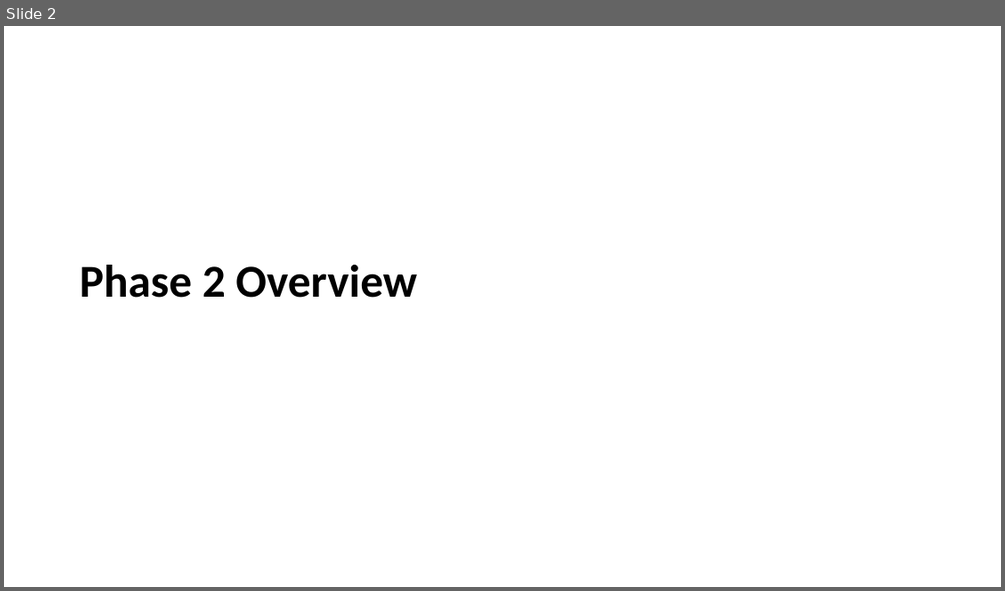
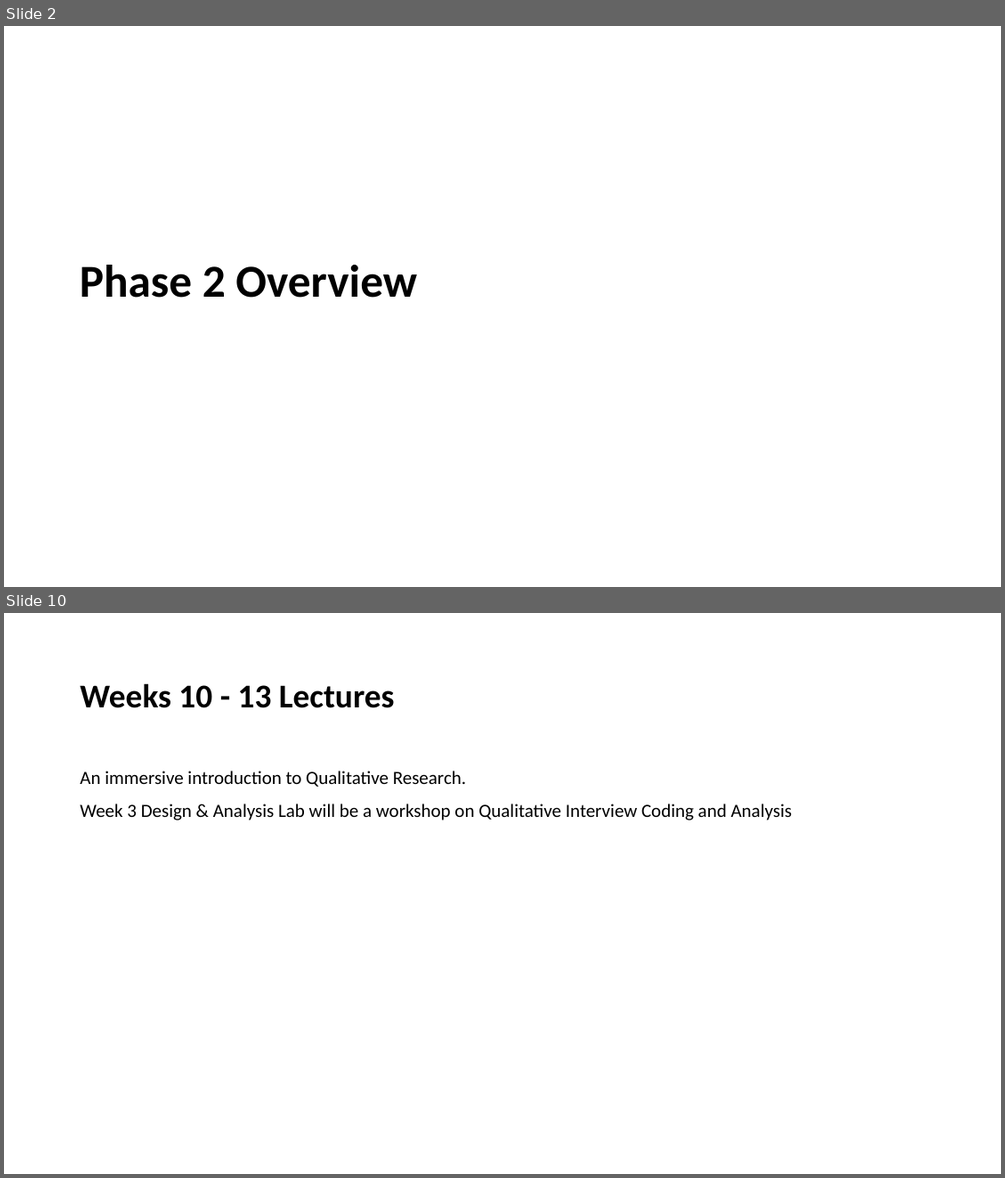
Before and after one commit to LittleMonkeyLab/PS52007Dslides, a slide deck: _site/lectures/Lecture10/Lecture10.pptx. Shown one above the other, each under a label of ours: slide 2 before the commit, slides 2 and 10 after it; the slides between them are not shown. The pictures are 1005x591 and 1005x1178 pixels, drawn with LibreOffice and Linux fonts; fonts in the diff are those of the drawing; background and template pictures are left out. Boxes give left, top, right and bottom in pixels: in the first picture for what was removed or moved away, otherwise in the second. Text is boxed around its words. In the diff, an @@ line names an element or a change of style, - is before the commit and + after.

```diff
--- a/_site/lectures/Lecture10/Lecture10.pptx
+++ b/_site/lectures/Lecture10/Lecture10.pptx
@@ slide 10 added at (4,613,1001,1174), background #FFFFFF @@
@@ title added at (80,683,395,708), 32 pt, text #000000, bold @@
+Weeks 10 - 13 Lectures
@@ text added at (80,771,793,820), 18 pt, text #000000 @@
+An immersive introduction to Qualitative Research.
+Week 3 Design & Analysis Lab will be a workshop on Qualitative Interview Coding and Analysis
```
Also in this commit, not shown: 9 slides changed, 5 other slides added, 10 other files.
